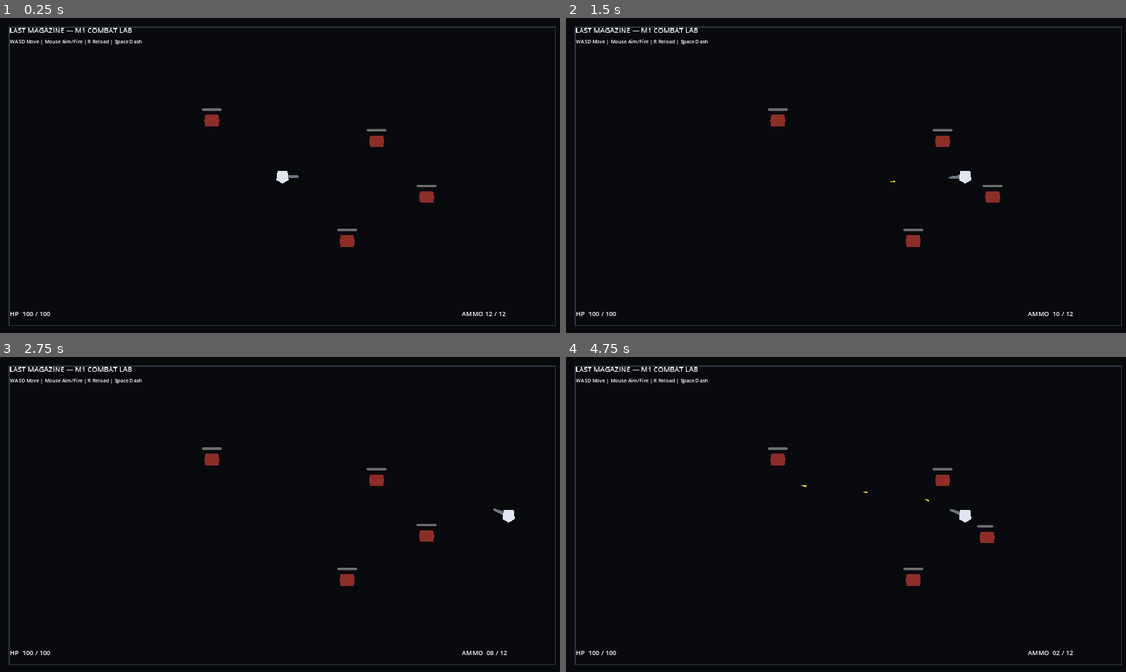
Above: before the commit, frames 1-4 (two rows, left to right).
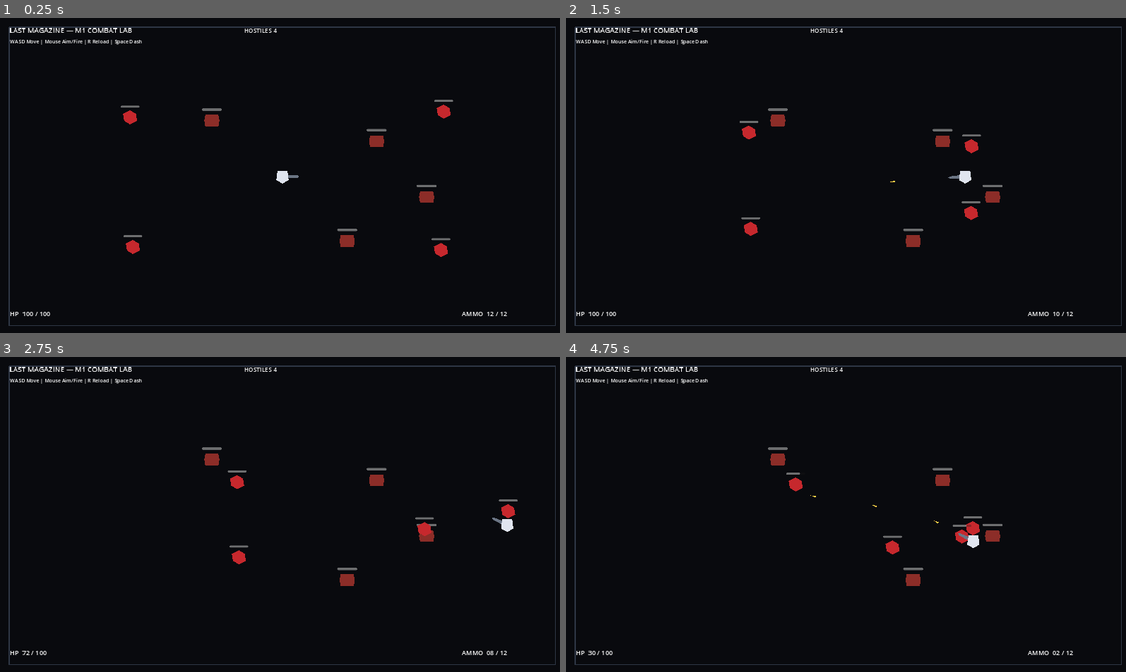
Above: after the commit, the same moments.

Repository: donly987647-max/Topdown-roguelite
Game: Godot game, scene res://scenes/main/Main.tscn
Two runs of this game, one before a commit and one after it. Both use one fixed random seed, a clock stepped at 60 frames per second and the inputs below.
Inputs (mouse positions are in pixels of both pictures, inside the frame that each line leads up to):
- Up to frame 1 (0.25 s): no input
- Up to frame 2 (1.5 s): move the mouse to (974, 159) at 0.52 s; hold D (move_right) 0.53-1.25 s; tap Space (dash) at 0.6 s; click (974, 159) at 0.67 s; drag from (734, 191) to (958, 175) at 1.27 s
- Up to frame 3 (2.75 s): move the mouse to (341, 445) at 2.02 s; hold D (move_right) from 2.03 s (still down); tap Space (dash) at 2.1 s
- Up to frame 4 (4.75 s): release D (move_right) at 2.75 s; drag from (818, 577) to (678, 467) at 2.77 s; move the mouse to (1019, 561) at 3.52 s; hold A (move_left) 3.53-4.25 s; tap Space (dash) at 3.6 s; drag from (678, 467) to (762, 435) at 4.27 s

The runs differ from the first frame. In frame 1, 0.5% of the frame differs, in the area x 21-91%, y 3-95%; in frame 2, 0.4%; in frame 3, 0.6%; in frame 4, 0.8%, in the area x 3-78%, y 3-95%.
Error before the commit: Invalid access to property or key 'room_started' on a base object of type 'null instance'. (res://scripts/main/main.gd:17)

Commit message:
Add active enemies and combat room state

Diff:
--- a/scenes/main/Main.tscn
+++ b/scenes/main/Main.tscn
@@ -1,9 +1,11 @@
-[gd_scene load_steps=6 format=3]
+[gd_scene load_steps=8 format=3]
 
 [ext_resource path="res://scripts/main/main.gd" type="Script" id="1_main"]
 [ext_resource path="res://scenes/player/Player.tscn" type="PackedScene" id="2_player"]
 [ext_resource path="res://scenes/enemies/TargetDummy.tscn" type="PackedScene" id="3_dummy"]
 [ext_resource path="res://scenes/ui/MobileControls.tscn" type="PackedScene" id="4_mobile"]
+[ext_resource path="res://scenes/enemies/ChaserEnemy.tscn" type="PackedScene" id="5_chaser"]
+[ext_resource path="res://scripts/rooms/combat_room.gd" type="Script" id="6_room"]
 
 [sub_resource type="RectangleShape2D" id="Rectangle_wall_h"]
 size = Vector2(1920, 32)
@@ -65,8 +67,21 @@
 [node name="Dummy4" parent="Targets" instance=ExtResource("3_dummy")]
 position = Vector2(720, 350)
 
+[node name="Enemies" type="Node2D" parent="."]
+[node name="Chaser1" parent="Enemies" instance=ExtResource("5_chaser")]
+position = Vector2(420, 330)
+[node name="Chaser2" parent="Enemies" instance=ExtResource("5_chaser")]
+position = Vector2(1530, 310)
+[node name="Chaser3" parent="Enemies" instance=ExtResource("5_chaser")]
+position = Vector2(1520, 800)
+[node name="Chaser4" parent="Enemies" instance=ExtResource("5_chaser")]
+position = Vector2(430, 790)
+
 [node name="Player" parent="." instance=ExtResource("2_player")]
 position = Vector2(960, 540)
+
+[node name="CombatRoom" type="Node" parent="."]
+script = ExtResource("6_room")
 
 [node name="HUD" type="CanvasLayer" parent="."]
 
@@ -85,6 +100,14 @@
 offset_bottom = 108.0
 theme_override_font_sizes/font_size = 17
 text = "WASD Move | Mouse Aim/Fire | R Reload | Space Dash"
+
+[node name="RoomState" type="Label" parent="HUD"]
+offset_left = 830.0
+offset_top = 28.0
+offset_right = 1090.0
+offset_bottom = 64.0
+theme_override_font_sizes/font_size = 20
+text = "HOSTILES --"
 
 [node name="HP" type="Label" parent="HUD"]
 offset_left = 34.0
